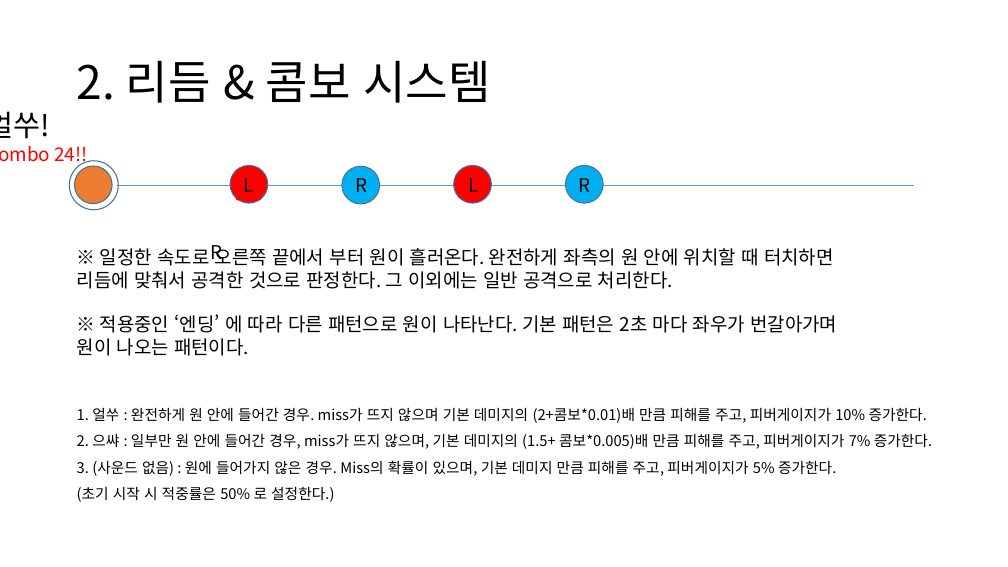
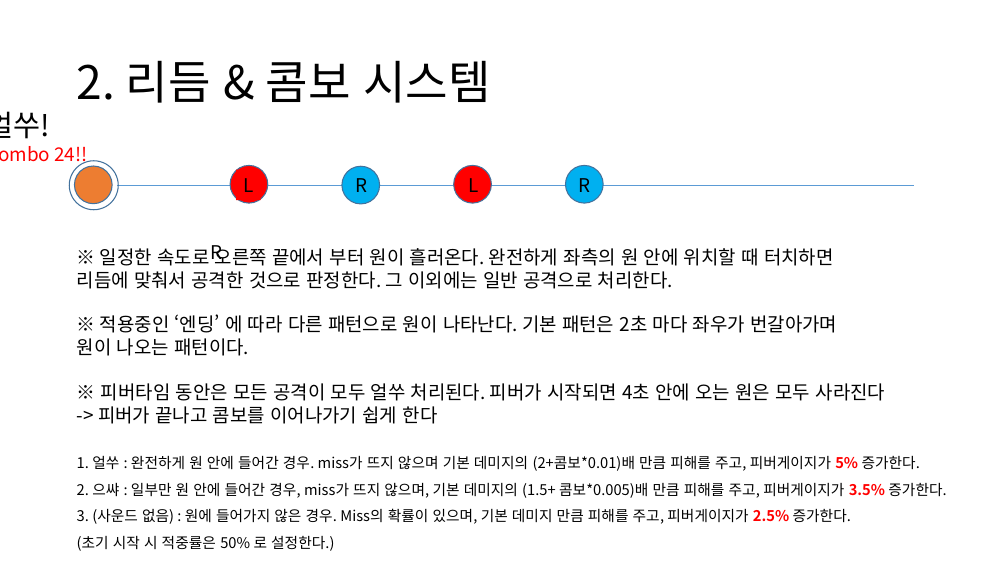
Before and after one commit to NakOh/KoreanCarpenter, a slide deck: slide 4 of 기획/Wood Cutter 시스템.pptx. Drawn at 1008x567 pixels with LibreOffice and Linux fonts; fonts in the diff are those of the drawing. Boxes give left, top, right and bottom in pixels: in the first picture for what was removed or moved away, otherwise in the second. Text is boxed around its words. In the diff, an @@ line names an element or a change of style, - is before the commit and + after.

Commit message:
1. 피버가 너무 빨리 참
피버 차는거 1/2 로 축소 ㅇ

2. 피버 타임 끝나고 콤보 잇기가 어려움

피버타임 시작시 4초 안에 원의 중심에 오는 것은 즉시 삭제한다.

3. 수정 구매 관련 UI 이미지 추가
(엔딩 구매 및 적용에 관한 내용도 추가)

```diff
--- a/기획/Wood Cutter 시스템.pptx
+++ b/기획/Wood Cutter 시스템.pptx
@@ text at (98,383,886,424): paragraphs added @@
+※ 피버타임 동안은 모든 공격이 모두 얼쑤 처리된다. 피버가 시작되면 4초 안에 오는 원은 모두 사라진다
+-> 피버가 끝나고 콤보를 이어나가기 쉽게 한다
@@ text "1. 얼쑤 : 완전하게 원 ...": place and size @@
-text "1. 얼쑤 : 완전하게 원 ..." at (77,408,932,502)
+text "1. 얼쑤 : 완전하게 원 ..." at (77,456,946,551)
@@ text at (77,456,946,524): text changed @@
-1. 얼쑤 : 완전하게 원 안에 들어간 경우. miss가 뜨지 않으며 기본 데미지의 (2+콤보*0.01)배 만큼 피해를 주고, 피버게이지가 10% 증가한다.
-2. 으쌰 : 일부만 원 안에 들어간 경우, miss가 뜨지 않으며, 기본 데미지의 (1.5+ 콤보*0.005)배 만큼 피해를 주고, 피버게이지가 7% 증가한다.
-3. (사운드 없음) : 원에 들어가지 않은 경우. Miss의 확률이 있으며, 기본 데미지 만큼 피해를 주고, 피버게이지가 5% 증가한다.
+1. 얼쑤 : 완전하게 원 안에 들어간 경우. miss가 뜨지 않으며 기본 데미지의 (2+콤보*0.01)배 만큼 피해를 주고, 피버게이지가 5% 증가한다.
+2. 으쌰 : 일부만 원 안에 들어간 경우, miss가 뜨지 않으며, 기본 데미지의 (1.5+ 콤보*0.005)배 만큼 피해를 주고, 피버게이지가 3.5% 증가한다.
+3. (사운드 없음) : 원에 들어가지 않은 경우. Miss의 확률이 있으며, 기본 데미지 만큼 피해를 주고, 피버게이지가 2.5% 증가한다.
```
Also in this commit, not shown: 1 other slide changed, 3 other files.
